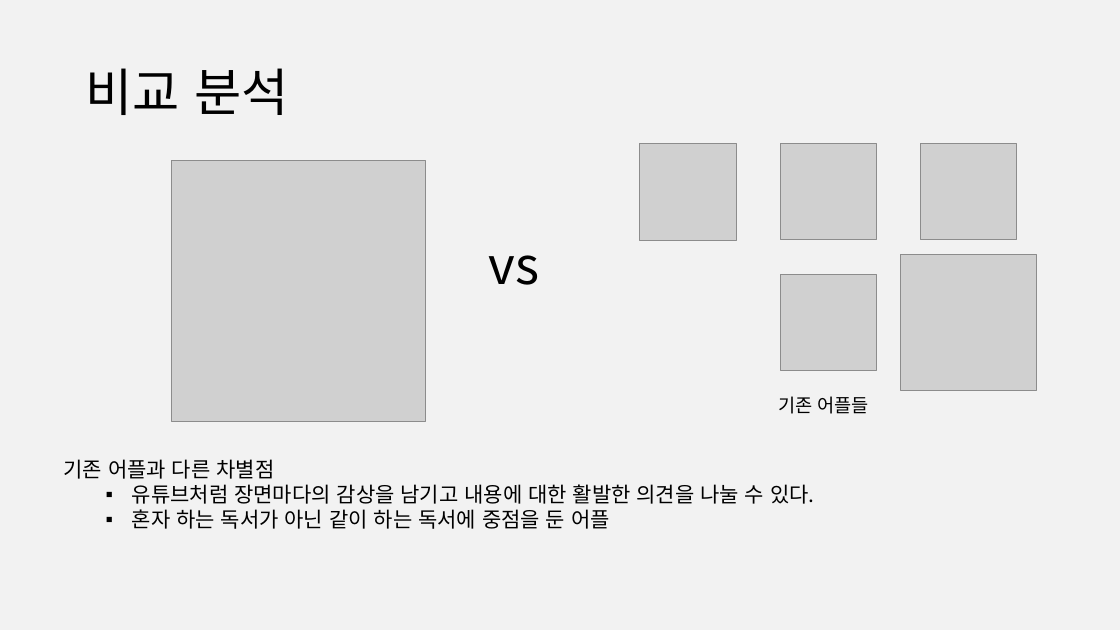
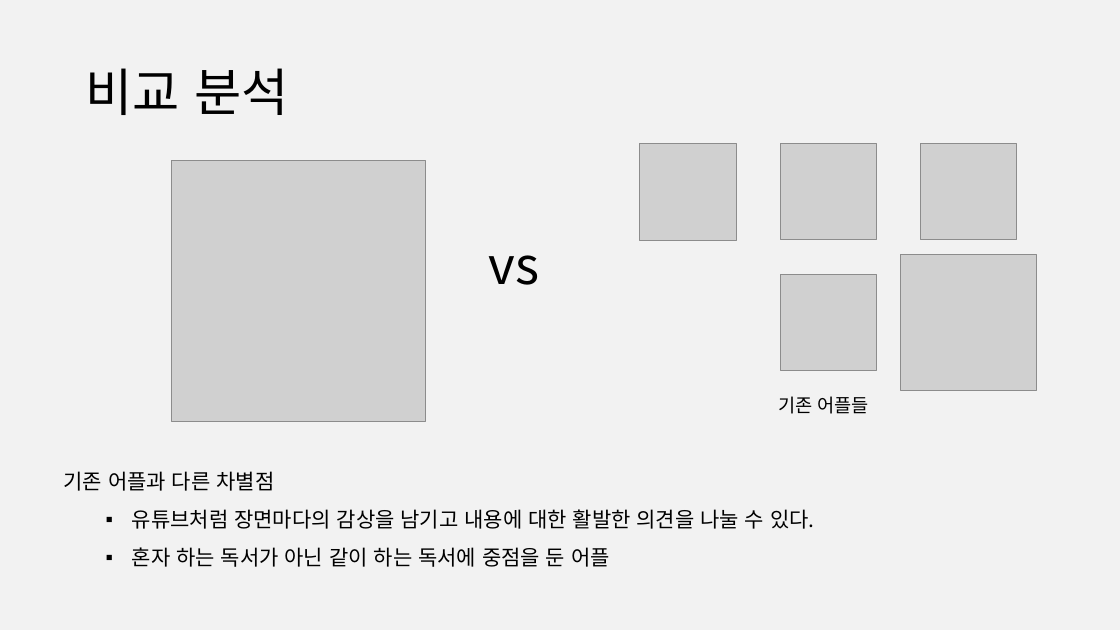
Before and after one commit to 888pocket/social-readbook-app, a slide deck: slide 5 of 보고서/사용자인터페이스(나) 제안발표ppt_3code.pptx. Drawn at 1120x630 pixels with LibreOffice and Linux fonts; fonts in the diff are those of the drawing; grey boxes stand for pictures. Boxes give left, top, right and bottom in pixels: in the first picture for what was removed or moved away, otherwise in the second. Text is boxed around its words. In the diff, an @@ line names an element or a change of style, - is before the commit and + after.

```diff
--- a/보고서/사용자인터페이스(나) 제안발표ppt_3code.pptx
+++ b/보고서/사용자인터페이스(나) 제안발표ppt_3code.pptx
@@ text "기존 어플과 다른 차별점" at [64, 471, 815, 567]: line spacing 1 to 1.5 @@
```
Also in this commit, not shown: 5 other slides changed.
